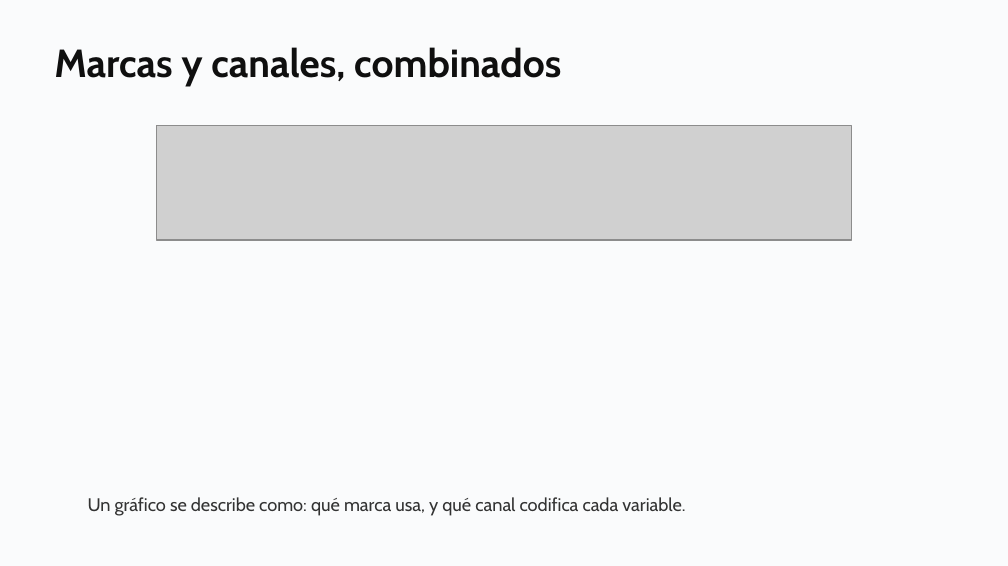
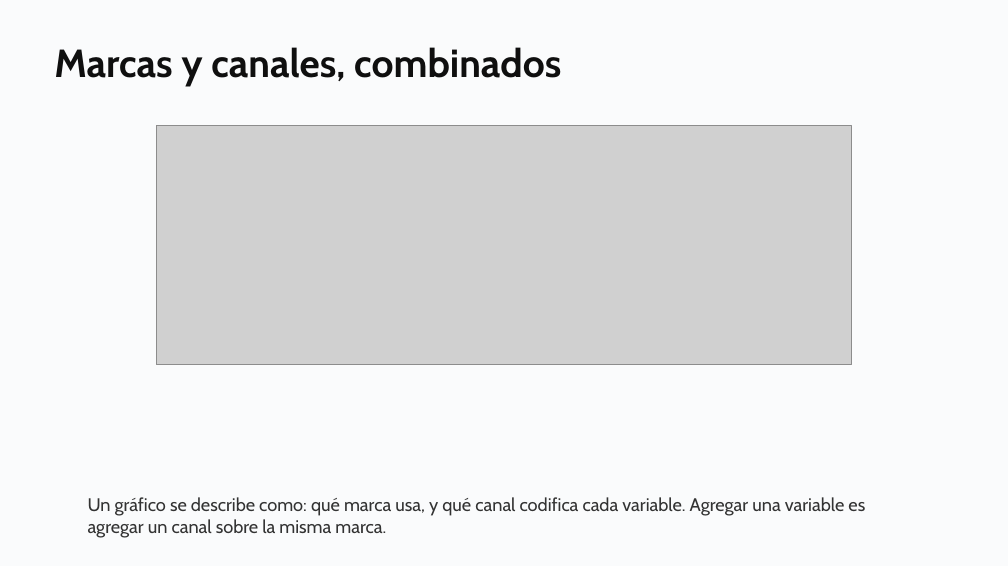
Before and after one commit to daniopitz/cienciadatos, a slide deck: slide 8 of presentaciones/clase03_visualizacion_eda.pptx. Drawn at 1008x566 pixels with LibreOffice and Linux fonts; fonts in the diff are those of the drawing; grey boxes stand for pictures. Boxes give left, top, right and bottom in pixels: in the first picture for what was removed or moved away, otherwise in the second. Text is boxed around its words. In the diff, an @@ line names an element or a change of style, - is before the commit and + after.

```diff
--- a/presentaciones/clase03_visualizacion_eda.pptx
+++ b/presentaciones/clase03_visualizacion_eda.pptx
@@ picture: place and size @@
-picture at [156,126,852,240]
+picture at [156,126,852,365]
@@ text at [88,497,865,538]: text changed @@
-Un gráfico se describe como: qué marca usa, y qué canal codifica cada variable.
+Un gráfico se describe como: qué marca usa, y qué canal codifica cada variable. Agregar una variable es agregar un canal sobre la misma marca.
```
Also in this commit, not shown: 1 other slide changed, 1 other file.
